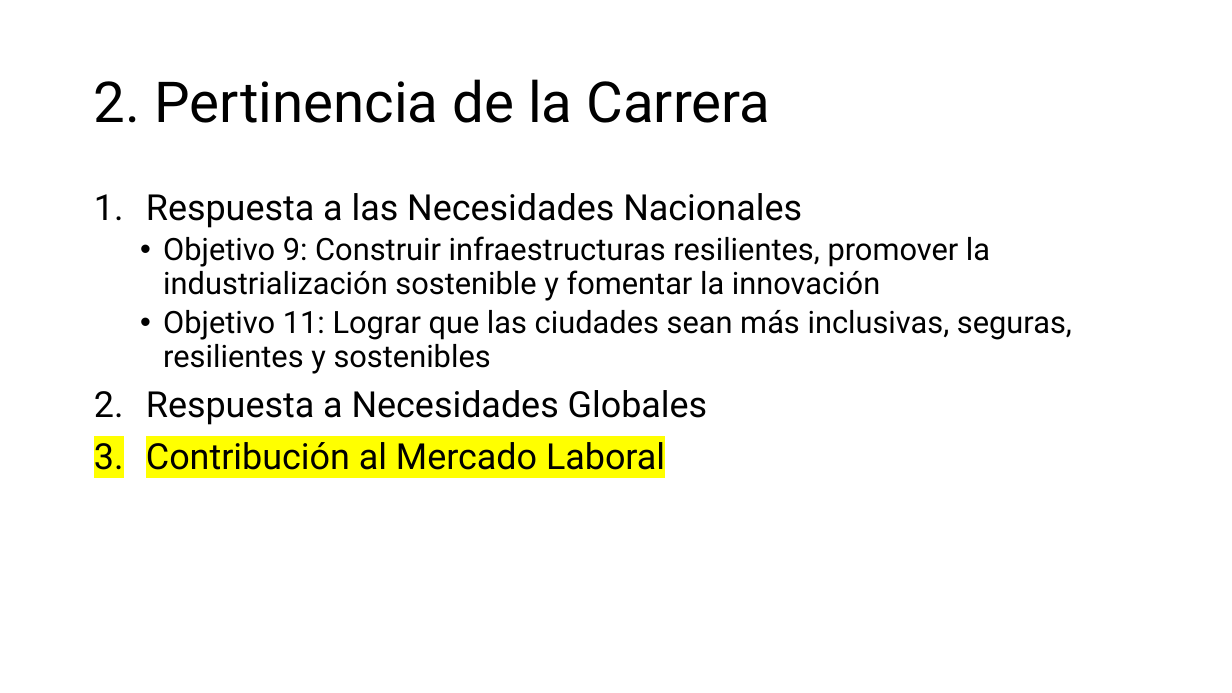
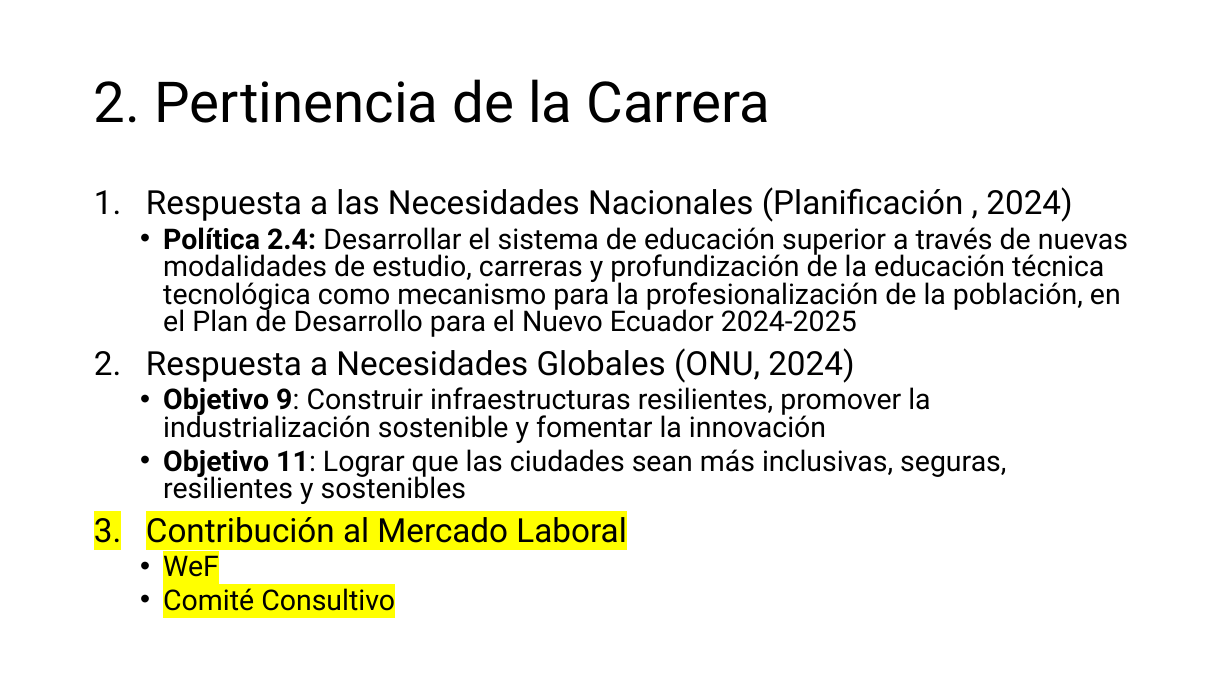
Before and after one commit to aavendan/cdia, a slide deck: slide 3 of 03 Presentación.pptx. Drawn at 1232x693 pixels with LibreOffice and Linux fonts; fonts in the diff are those of the drawing. Boxes give left, top, right and bottom in pixels: in the first picture for what was removed or moved away, otherwise in the second. Text is boxed around its words. In the diff, an @@ line names an element or a change of style, - is before the commit and + after.

Commit message:
Contribución al Mercado Laboral

```diff
--- a/03 Presentación.pptx
+++ b/03 Presentación.pptx
@@ text at [146,187,1128,383]: text changed; size 28 to 22.2 pt @@
-1. Respuesta a las Necesidades Nacionales
+1. Respuesta a las Necesidades Nacionales (Planificación , 2024)
+  • Política 2.4: Desarrollar el sistema de educación superior a través de nuevas modalidades de estudio, carreras y profundización de la educación técnica tecnológica como mecanismo para la profesionalización de la población, en el Plan de Desarrollo para el Nuevo Ecuador 2024-2025
+2. Respuesta a Necesidades Globales (ONU, 2024)
@@ text at [146,387,1006,543]: size 24 to 22.2 pt in "Objetivo 9: Construir infraestructuras resilientes, promover ...", "Objetivo 11: Lograr que las ciudades sean ..."; bold on in "Objetivo 9:", "Objetivo 11:"; size 28 to 25.9 pt in "Contribución al Mercado Laboral"; line spacing 0.9 to 0.8 @@
@@ text at [146,390,708,425]: paragraph removed @@
-2. Respuesta a Necesidades Globales
@@ text at [163,550,395,611]: paragraphs added @@
+  • WeF
+  • Comité Consultivo
```
Also in this commit, not shown: 1 other slide changed, 2 other files.
